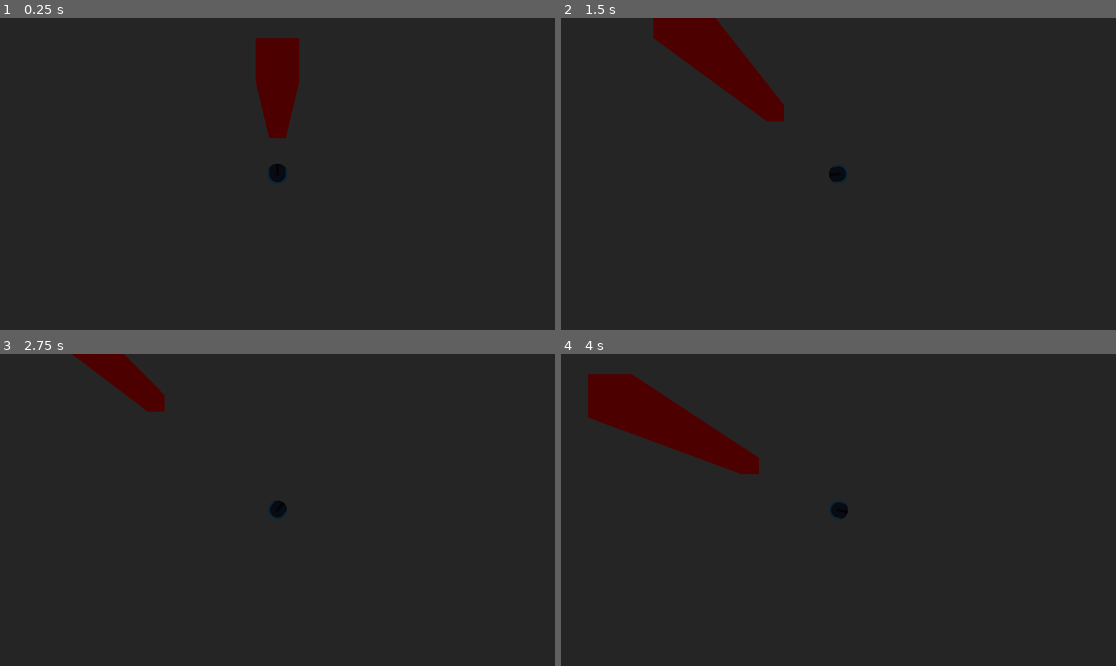
Above: before the commit, frames 1-4 (two rows, left to right).
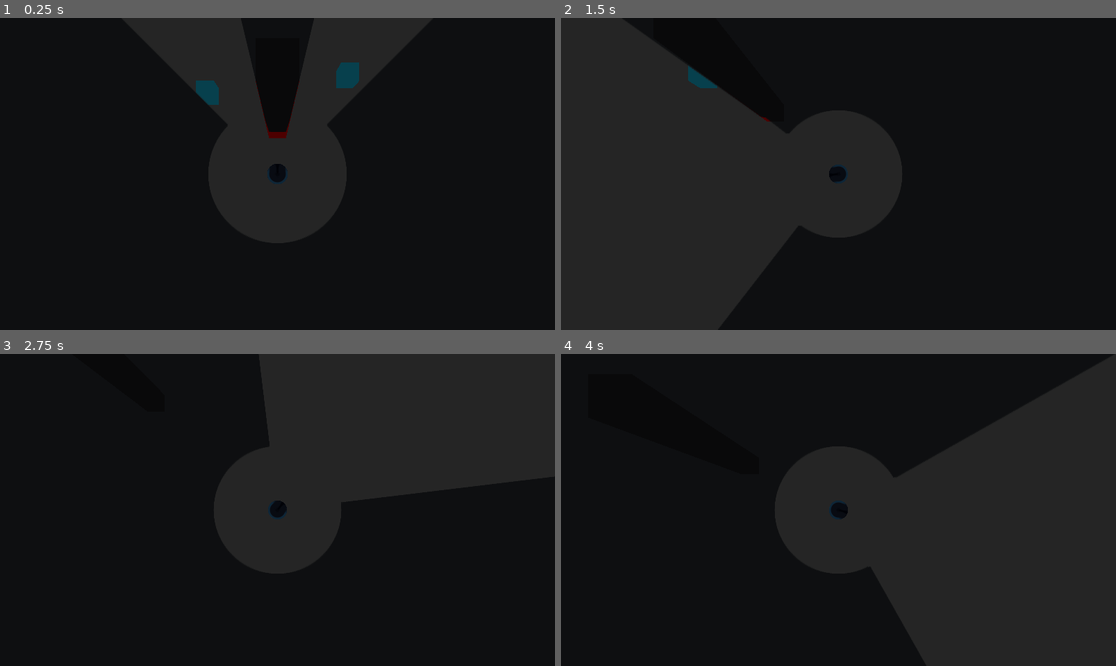
Above: after the commit, the same moments.

Repository: Into-The-Maze/into-the-maze-testing
Game: Godot game, scene res://world.tscn
Two runs of this game, one before a commit and one after it. Both use one fixed random seed, a clock stepped at 60 frames per second and the inputs below. The engine's default icon, where the game draws it, is replaced by a stand-in: a white triangle on a blue panel in a dark square.
Inputs (mouse positions are in pixels of both pictures, inside the frame that each line leads up to):
- Up to frame 1 (0.25 s): no input
- Up to frame 2 (1.5 s): tap Enter (ui_accept) at 0.5, 0.77 s; move the mouse to (960, 158) at 0.52 s; hold Right (ui_right) 0.53-1.28 s; move the mouse to (727, 189) at 1.27 s; hold Down (ui_down) from 1.28 s (still down)
- Up to frame 3 (2.75 s): tap Enter (ui_accept) at 1.52 s; move the mouse to (333, 441) at 2.02 s; release Down (ui_down) at 2.03 s; hold Right (ui_right) from 2.03 s (still down)
- Up to frame 4 (4 s): move the mouse to (810, 572) at 2.77 s; release Right (ui_right) at 2.78 s; hold Up (ui_up) 2.78-3.53 s; tap Enter (ui_accept) at 3.02, 3.77 s; move the mouse to (1005, 556) at 3.52 s; hold Left (ui_left) from 3.53 s (still down)

The runs differ from the first frame. In frame 1, 2.6% of the frame differs, in the area x 35-65%, y 6-37%; in frame 2, 3.5%; in frame 3, 1.4%; in frame 4, 4.3%, in the area x 4-36%, y 6-39%.

Commit message:
Add FOV vision system with shader-based masking
Implements a top-down "darkwood"-style vision system where only what the
player faces (a customisable FOV slice) plus a small circle around them is
fully visible.

- vision_mask.gd: casts occluded rays each physics frame and draws the
  vision polygon (FOV cone + near circle) into a SubViewport as a white-on-
  black mask. Uses explicit fan triangles via canvas_item_add_triangle_array
  to avoid triangulation failures when rays bunch up against walls.
- world_vision.gdshader: full-screen post-process — full colour inside the
  mask, greyscaled/dimmed/tinted outside (all tunable).
- entity_vision.gdshader: spatial shader for entities — full colour inside,
  ALPHA driven to 0 (invisible) outside.
- vision_manager.gd: feeds the live mask texture into the world post material
  and every entity material (group "vision_entity").
- world.tscn: wires up the mask SubViewport, post-process overlay, manager,
  and two demo entities. project.godot: fixed 1920x1080 window.

Co-Authored-By: Claude Opus 4.8 <noreply@anthropic.com>

Diff:
--- /dev/null
+++ b/test-vision/entity_vision.gdshader
@@ -0,0 +1,37 @@
+// Spatial shader for ENTITIES (enemies, items, props that should only exist when
+// seen). Full colour and opaque INSIDE the vision polygon, completely invisible
+// OUTSIDE it. Drive any entity's material with this and vision_manager.gd will
+// feed it the shared mask texture.
+shader_type spatial;
+render_mode blend_mix, cull_back, depth_draw_opaque, shadows_disabled;
+
+uniform sampler2D vision_mask : filter_linear;
+uniform vec4 albedo : source_color = vec4(1.0);
+uniform sampler2D albedo_texture : source_color, hint_default_white;
+uniform bool use_texture = false;
+
+// Same soft-edge controls as the world shader so boundaries match.
+uniform float edge0 : hint_range(0.0, 1.0) = 0.30;
+uniform float edge1 : hint_range(0.0, 1.0) = 0.70;
+uniform float mask_softness : hint_range(0.0, 0.02) = 0.004;
+
+float sample_mask(vec2 uv) {
+	float m = texture(vision_mask, uv).r;
+	m += texture(vision_mask, uv + vec2( mask_softness, 0.0)).r;
+	m += texture(vision_mask, uv + vec2(-mask_softness, 0.0)).r;
+	m += texture(vision_mask, uv + vec2(0.0,  mask_softness)).r;
+	m += texture(vision_mask, uv + vec2(0.0, -mask_softness)).r;
+	return m / 5.0;
+}
+
+void fragment() {
+	vec4 base = albedo;
+	if (use_texture) {
+		base *= texture(albedo_texture, UV);
+	}
+	ALBEDO = base.rgb;
+
+	// SCREEN_UV indexes the same screen-space mask the post-process uses.
+	float m = smoothstep(edge0, edge1, sample_mask(SCREEN_UV));
+	ALPHA = base.a * m; // outside the cone -> 0 -> not drawn at all
+}
--- a/test-vision/project.godot
+++ b/test-vision/project.godot
@@ -15,6 +15,12 @@
 config/features=PackedStringArray("4.6", "Forward Plus")
 config/icon="res://icon.svg"
 
+[display]
+
+window/size/viewport_width=1920
+window/size/viewport_height=1080
+window/size/resizable=false
+
 [physics]
 
 3d/physics_engine="Jolt Physics"
--- /dev/null
+++ b/test-vision/vision_manager.gd
@@ -0,0 +1,48 @@
+extends Node
+## Wires the vision-mask SubViewport texture into every shader that needs it:
+##   * the full-screen world post-process (world_vision.gdshader)
+##   * every entity material (entity_vision.gdshader), found via group.
+##
+## The ViewportTexture is a live handle: its CONTENTS update every frame as the
+## mask redraws, so we only need to assign the reference once. Call
+## register_entity() for anything spawned at runtime.
+
+const ENTITY_GROUP := "vision_entity"
+const MASK_PARAM := "vision_mask"
+
+@export var mask_viewport: SubViewport
+## The ColorRect carrying world_vision.gdshader.
+@export var world_post: ColorRect
+
+
+func _ready() -> void:
+	if mask_viewport == null:
+		push_warning("VisionManager: mask_viewport not assigned.")
+		return
+
+	# Render the mask continuously.
+	mask_viewport.render_target_update_mode = SubViewport.UPDATE_ALWAYS
+
+	var tex := mask_viewport.get_texture()
+
+	if world_post and world_post.material is ShaderMaterial:
+		(world_post.material as ShaderMaterial).set_shader_parameter(MASK_PARAM, tex)
+
+	for node in get_tree().get_nodes_in_group(ENTITY_GROUP):
+		_apply_mask_to(node, tex)
+
+
+## Hook up an entity created after _ready(). Add it to the "vision_entity" group
+## with a material using entity_vision.gdshader, then call this.
+func register_entity(node: GeometryInstance3D) -> void:
+	if mask_viewport:
+		_apply_mask_to(node, mask_viewport.get_texture())
+
+
+func _apply_mask_to(node: Node, tex: Texture) -> void:
+	var geo := node as GeometryInstance3D
+	if geo == null:
+		return
+	var mat = geo.get_active_material(0)
+	if mat is ShaderMaterial:
+		(mat as ShaderMaterial).set_shader_parameter(MASK_PARAM, tex)
--- /dev/null
+++ b/test-vision/vision_mask.gd
@@ -0,0 +1,146 @@
+extends Node2D
+## Draws the player's "vision polygon" into a SubViewport, producing a mask
+## texture (white = visible, black = hidden) that shaders sample to decide what
+## is drawn in full colour, greyscaled, or hidden entirely.
+##
+## The mask is built in SCREEN space. Because the camera looks straight down,
+## a 3D world point projects cleanly to a 2D pixel via Camera3D.unproject_position,
+## so this SubViewport (kept the same size as the main window) lines up 1:1 with
+## what hint_screen_texture sees in the post-process shader.
+##
+## Two shapes are drawn, both occluded by walls so you cannot see through them:
+##   * a narrow FOV slice in the direction the player faces  (long range)
+##   * a small full circle around the player                 (short range)
+
+@export var player: CharacterBody3D
+## Optional explicit camera. If null, the main viewport's 3D camera is used.
+@export var camera: Camera3D
+
+@export_group("Field of View")
+## Total width of the vision cone, in degrees.
+@export_range(1.0, 359.0) var fov_degrees: float = 90.0
+## How far the player can see straight ahead, in world units.
+@export var vision_radius: float = 18.0
+## Radius of the always-visible circle directly around the player.
+@export var near_radius: float = 3.5
+
+@export_group("Quality")
+## Rays cast across the cone arc. More = smoother edges / tighter occlusion.
+@export var cone_rays: int = 128
+## Rays cast around the near circle.
+@export var circle_rays: int = 128
+## Physics layers that block vision (walls). Entities should not be on these.
+@export_flags_3d_physics var occluders_mask: int = 1
+## When false, walls are ignored and the cone/circle are never cut.
+@export var occlusion_enabled: bool = true
+
+# Screen-space points computed in _physics_process and consumed in _draw.
+var _cone_points: PackedVector2Array = PackedVector2Array()
+var _circle_points: PackedVector2Array = PackedVector2Array()
+var _viewport_size: Vector2 = Vector2.ZERO
+
+
+func _ready() -> void:
+	# Make sure the mask viewport matches the window so screen UVs line up.
+	_match_viewport_size()
+	get_window().size_changed.connect(_match_viewport_size)
+
+
+func _match_viewport_size() -> void:
+	var sub := get_parent() as SubViewport
+	if sub:
+		sub.size = get_window().size
+
+
+func _physics_process(_delta: float) -> void:
+	# Raycasts must run on the physics thread, so build the geometry here and
+	# only draw the cached result in _draw.
+	_viewport_size = Vector2(get_window().size)
+
+	var cam := _get_camera()
+	if cam == null or player == null:
+		_cone_points = PackedVector2Array()
+		_circle_points = PackedVector2Array()
+		queue_redraw()
+		return
+
+	var origin := player.global_position
+	var center := cam.unproject_position(origin)
+
+	# Player forward: look_at() aims -Z at the mouse target, so -Z is "facing".
+	var fwd := -player.global_transform.basis.z
+	var facing := atan2(fwd.z, fwd.x)
+	var half_fov := deg_to_rad(fov_degrees) * 0.5
+
+	_cone_points = _build_fan(cam, origin, center, facing - half_fov, facing + half_fov, cone_rays, vision_radius)
+	_circle_points = _build_fan(cam, origin, center, -PI, PI, circle_rays, near_radius)
+
+	queue_redraw()
+
+
+## Casts a fan of rays between two angles and returns a screen-space polygon
+## (centre first, then the occluded rim) ready for draw_colored_polygon.
+func _build_fan(cam: Camera3D, origin: Vector3, center: Vector2, start_angle: float, end_angle: float, rays: int, radius: float) -> PackedVector2Array:
+	var pts := PackedVector2Array()
+	pts.append(center)
+
+	var space := player.get_world_3d().direct_space_state
+	var steps: int = max(rays, 2)
+	for i in steps + 1:
+		var t := float(i) / float(steps)
+		var angle: float = lerp(start_angle, end_angle, t)
+		var dir := Vector3(cos(angle), 0.0, sin(angle))
+		var world_end := origin + dir * radius
+
+		if occlusion_enabled:
+			var query := PhysicsRayQueryParameters3D.create(origin, world_end)
+			query.collision_mask = occluders_mask
+			query.exclude = [player.get_rid()]
+			var hit := space.intersect_ray(query)
+			if not hit.is_empty():
+				world_end = hit.position
+
+		pts.append(cam.unproject_position(world_end))
+
+	return pts
+
+
+func _draw() -> void:
+	# Black background = "not visible". White polygons = "visible".
+	draw_rect(Rect2(Vector2.ZERO, _viewport_size), Color.BLACK)
+
+	_draw_fan(_cone_points)
+	_draw_fan(_circle_points)
+
+
+## Draws a centre-first fan ([centre, rim0, rim1, ...]) as explicit triangles.
+## We supply the indices ourselves instead of letting draw_colored_polygon
+## triangulate, which fails ("triangulation failed") when rays bunch up near a
+## wall and produce duplicate/collinear vertices. Degenerate triangles here just
+## render nothing instead of erroring, so the mask never flickers off.
+func _draw_fan(pts: PackedVector2Array) -> void:
+	var n := pts.size()
+	if n < 3:
+		return
+
+	var indices := PackedInt32Array()
+	for i in range(1, n - 1):
+		indices.append(0)
+		indices.append(i)
+		indices.append(i + 1)
+
+	var colors := PackedColorArray()
+	colors.resize(n)
+	colors.fill(Color.WHITE)
+
+	RenderingServer.canvas_item_add_triangle_array(
+		get_canvas_item(), indices, pts, colors
+	)
+
+
+func _get_camera() -> Camera3D:
+	if camera:
+		return camera
+	if player:
+		return player.get_viewport().get_camera_3d()
+	return null
--- a/test-vision/world.tscn
+++ b/test-vision/world.tscn
@@ -2,6 +2,10 @@
 
 [ext_resource type="Script" uid="uid://bcb1idqwxdh10" path="res://character_body_3d.gd" id="1_f3sb7"]
 [ext_resource type="Texture2D" uid="uid://xdy3x8bqblra" path="res://icon.svg" id="2_fj7yv"]
+[ext_resource type="Script" uid="uid://c5rvjqneyhw35" path="res://vision_mask.gd" id="3_vmask"]
+[ext_resource type="Script" uid="uid://c6vx4ma8hky3r" path="res://vision_manager.gd" id="4_vmgr"]
+[ext_resource type="Shader" uid="uid://cx5cuubsofodc" path="res://world_vision.gdshader" id="5_wshad"]
+[ext_resource type="Shader" uid="uid://cx43r3l5k3esd" path="res://entity_vision.gdshader" id="6_eshad"]
 
 [sub_resource type="StandardMaterial3D" id="StandardMaterial3D_fj7yv"]
 albedo_color = Color(1, 0, 0, 1)
@@ -15,32 +19,89 @@
 
 [sub_resource type="Environment" id="Environment_fj7yv"]
 
-[node name="Node3D" type="Node3D" unique_id=850355065]
+[sub_resource type="ShaderMaterial" id="ShaderMaterial_entity"]
+render_priority = 0
+shader = ExtResource("6_eshad")
+shader_parameter/albedo = Color(0.2, 0.85, 1, 1)
+shader_parameter/use_texture = false
+shader_parameter/edge0 = 0.3
+shader_parameter/edge1 = 0.7
+shader_parameter/mask_softness = 0.004
 
-[node name="Floor" type="CSGBox3D" parent="." unique_id=550948055]
+[sub_resource type="BoxMesh" id="BoxMesh_entity"]
+
+[sub_resource type="ShaderMaterial" id="ShaderMaterial_world"]
+shader = ExtResource("5_wshad")
+shader_parameter/outside_saturation = 0.0
+shader_parameter/outside_brightness = 0.55
+shader_parameter/outside_tint = Color(0.7, 0.75, 0.85, 1)
+shader_parameter/edge0 = 0.3
+shader_parameter/edge1 = 0.7
+shader_parameter/mask_softness = 0.004
+
+[node name="Node3D" type="Node3D" unique_id=1190999130]
+
+[node name="Floor" type="CSGBox3D" parent="." unique_id=1091732382]
 use_collision = true
 size = Vector3(100, 1, 100)
 
-[node name="Wall" type="CSGBox3D" parent="." unique_id=689090098]
+[node name="Wall" type="CSGBox3D" parent="." unique_id=236738976]
 transform = Transform3D(1, 0, 0, 0, 1, 0, 0, 0, 1, 0, 4, 0)
 use_collision = true
 size = Vector3(1, 8, 1)
 material = SubResource("StandardMaterial3D_fj7yv")
 
-[node name="CharacterBody3D" type="CharacterBody3D" parent="." unique_id=1636822677]
+[node name="CharacterBody3D" type="CharacterBody3D" parent="." unique_id=320619699]
 transform = Transform3D(1, 0, 0, 0, 1, 0, 0, 0, 1, 0, 2.662103, 2.6202068)
 script = ExtResource("1_f3sb7")
 
-[node name="CollisionShape3D" type="CollisionShape3D" parent="CharacterBody3D" unique_id=521155170]
+[node name="CollisionShape3D" type="CollisionShape3D" parent="CharacterBody3D" unique_id=676938093]
 shape = SubResource("CapsuleShape3D_tlwt5")
 
-[node name="MeshInstance3D" type="MeshInstance3D" parent="CharacterBody3D" unique_id=411819483]
+[node name="MeshInstance3D" type="MeshInstance3D" parent="CharacterBody3D" unique_id=1129086674]
 mesh = SubResource("CapsuleMesh_aqk2v")
 surface_material_override/0 = SubResource("StandardMaterial3D_036b0")
 
-[node name="Camera3D" type="Camera3D" parent="CharacterBody3D" unique_id=1507898452]
+[node name="Camera3D" type="Camera3D" parent="CharacterBody3D" unique_id=1990222654]
 transform = Transform3D(1, 0, 0, 0, -4.371139e-08, 1, 0, -1, -4.371139e-08, 0, 12.662103, 2.6202068)
 top_level = true
 
-[node name="WorldEnvironment" type="WorldEnvironment" parent="." unique_id=1262292462]
+[node name="WorldEnvironment" type="WorldEnvironment" parent="." unique_id=2102582737]
 environment = SubResource("Environment_fj7yv")
+
+[node name="TestEntity" type="MeshInstance3D" parent="." unique_id=1504506613 groups=["vision_entity"]]
+transform = Transform3D(1, 0, 0, 0, 1, 0, 0, 0, 1, 4, 1, -3)
+material_override = SubResource("ShaderMaterial_entity")
+mesh = SubResource("BoxMesh_entity")
+
+[node name="TestEntity2" type="MeshInstance3D" parent="." unique_id=544030701 groups=["vision_entity"]]
+transform = Transform3D(1, 0, 0, 0, 1, 0, 0, 0, 1, -4, 1, -2)
+material_override = SubResource("ShaderMaterial_entity")
+mesh = SubResource("BoxMesh_entity")
+
+[node name="VisionMaskViewport" type="SubViewport" parent="." unique_id=715903846]
+disable_3d = true
+handle_input_locally = false
+size = Vector2i(1152, 648)
+render_target_update_mode = 4
+
+[node name="VisionPolygon" type="Node2D" parent="VisionMaskViewport" unique_id=521835070 node_paths=PackedStringArray("player", "camera")]
+script = ExtResource("3_vmask")
+player = NodePath("../../CharacterBody3D")
+camera = NodePath("../../CharacterBody3D/Camera3D")
+
+[node name="VisionOverlay" type="CanvasLayer" parent="." unique_id=2027944485]
+
+[node name="WorldPost" type="ColorRect" parent="VisionOverlay" unique_id=909316120]
+material = SubResource("ShaderMaterial_world")
+anchors_preset = 15
+anchor_right = 1.0
+anchor_bottom = 1.0
+grow_horizontal = 2
+grow_vertical = 2
+mouse_filter = 2
+
+[node name="VisionManager" type="Node" parent="." unique_id=1235837229 node_paths=PackedStringArray("mask_viewport", "world_post")]
+script = ExtResource("4_vmgr")
+mask_viewport = NodePath("../VisionMaskViewport")
+world_post = NodePath("../VisionOverlay/WorldPost")
--- /dev/null
+++ b/test-vision/world_vision.gdshader
@@ -0,0 +1,45 @@
+// Full-screen post-process. Reads the rendered frame and the vision mask, then
+// shows the world in full colour INSIDE the mask and greyscaled / dimmed /
+// tinted OUTSIDE it. Every part of the "outside" look is tunable.
+//
+// Apply this to a full-rect ColorRect on a CanvasLayer that sits on top of the
+// 3D scene. vision_mask is fed the SubViewport mask texture by vision_manager.gd.
+shader_type canvas_item;
+render_mode unshaded;
+
+uniform sampler2D screen_tex : hint_screen_texture, filter_linear_mipmap;
+uniform sampler2D vision_mask : filter_linear;
+
+// How the world looks OUTSIDE the vision polygon.
+uniform float outside_saturation : hint_range(0.0, 1.0) = 0.0; // 0 = full grey
+uniform float outside_brightness : hint_range(0.0, 2.0) = 0.55;
+uniform vec3  outside_tint : source_color = vec3(0.7, 0.75, 0.85);
+
+// Soft edge of the mask. mask < edge0 -> fully outside, > edge1 -> fully inside.
+uniform float edge0 : hint_range(0.0, 1.0) = 0.30;
+uniform float edge1 : hint_range(0.0, 1.0) = 0.70;
+// Blur applied to the mask sample, in UV units, to feather the boundary.
+uniform float mask_softness : hint_range(0.0, 0.02) = 0.004;
+
+float sample_mask(vec2 uv) {
+	// Cheap 5-tap blur so the hard polygon edge reads as a soft falloff.
+	float m = texture(vision_mask, uv).r;
+	m += texture(vision_mask, uv + vec2( mask_softness, 0.0)).r;
+	m += texture(vision_mask, uv + vec2(-mask_softness, 0.0)).r;
+	m += texture(vision_mask, uv + vec2(0.0,  mask_softness)).r;
+	m += texture(vision_mask, uv + vec2(0.0, -mask_softness)).r;
+	return m / 5.0;
+}
+
+void fragment() {
+	vec3 col = texture(screen_tex, SCREEN_UV).rgb;
+
+	float m = smoothstep(edge0, edge1, sample_mask(SCREEN_UV));
+
+	// Build the "outside" appearance: desaturate, dim, tint.
+	float luma = dot(col, vec3(0.299, 0.587, 0.114));
+	vec3 grey = mix(vec3(luma), col, outside_saturation);
+	vec3 outside = grey * outside_brightness * outside_tint;
+
+	COLOR = vec4(mix(outside, col, m), 1.0);
+}
Not shown, added: test-vision/entity_vision.gdshader.uid
Not shown, added: test-vision/vision_manager.gd.uid
Not shown, added: test-vision/vision_mask.gd.uid
Not shown, added: test-vision/world_vision.gdshader.uid
